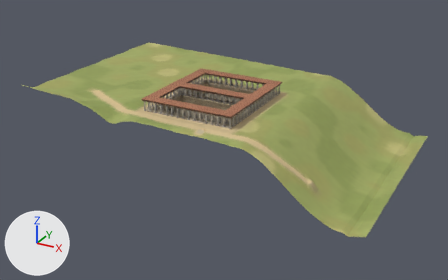
What one commit did to the glTF model assets-vila/fase-betesda/betesda_cenario.glb.
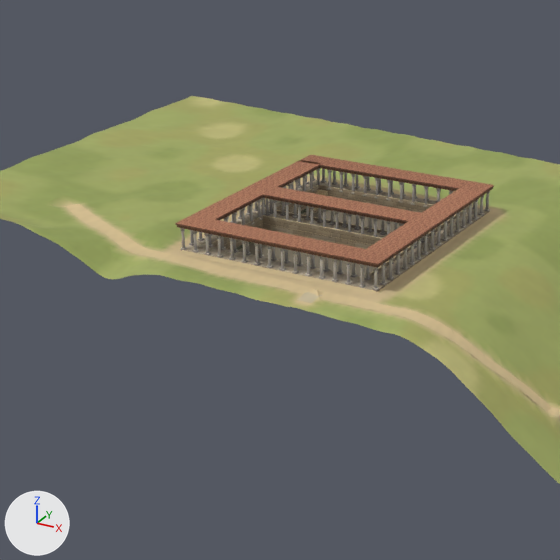
Each version is shown whole from a 50 mm camera at (119.3, -185.3, 88.2) aimed at (1.7, 28.5, -18.7), then close up on the part from 14% to 70% of the width and 0% to 89% of the height. The lights are fixed; the arrows at lower left show +X, +Y and +Z. The last two pictures show the newer version. Vertices at exactly the same position are counted once.

Objects in the first close-up: 'Betesda_Colunas', 'Betesda_Piso', 'Betesda_Tanques', 'Betesda_Terreno', 'Betesda_Trilha', 'Telhado_Dique', 'Telhado_Leste', 'Telhado_Norte', 'Telhado_Oeste', 'Telhado_Sul' and 1 more.
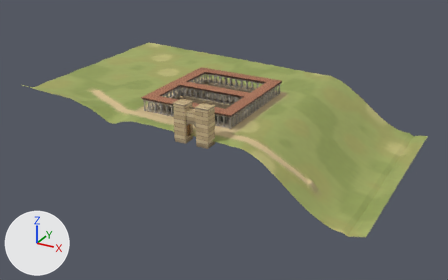
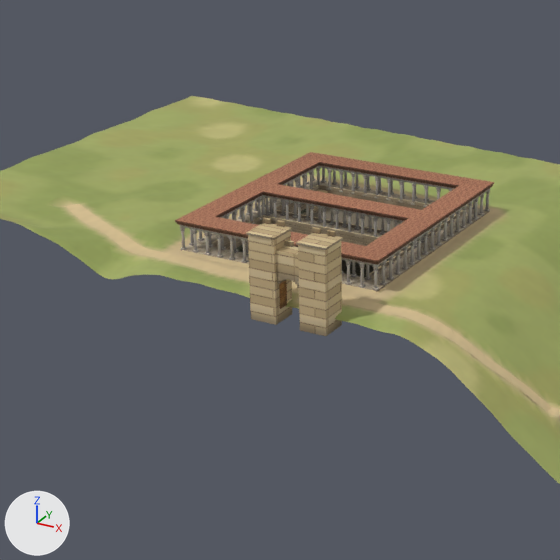
The change, as a diff of the scene's bpy script:
```diff
--- a/assets-vila/fase-betesda/betesda_cenario.glb.py
+++ b/assets-vila/fase-betesda/betesda_cenario.glb.py
@@ mat_betesda_murop @@
+mat_betesda_murop = bpy.data.materials.new('Betesda_muroP')
+# uses the picture img_tex_murop
@@ mat_betesda_bronze @@
+mat_betesda_bronze = bpy.data.materials.new('Betesda_bronze')
+# uses the picture img_tex_bronze
@@ mat_betesda_liso @@
+mat_betesda_liso = bpy.data.materials.new('Betesda_liso')
+mat_betesda_liso.use_nodes = True; mat_betesda_liso.node_tree.nodes.clear()
+_N = mat_betesda_liso.node_tree.nodes; _L = mat_betesda_liso.node_tree.links
+n0 = _N.new('ShaderNodeBsdfPrincipled'); n0.name = 'Principled BSDF'
+n0.inputs[2].default_value = 0.92  # 'Roughness'
+n1 = _N.new('ShaderNodeOutputMaterial'); n1.name = 'Material Output'
+n2 = _N.new('ShaderNodeVertexColor'); n2.name = 'Color Attribute'
+_L.new(n0.outputs[0], n1.inputs[0])  # 'BSDF' to 'Surface'
+_L.new(n2.outputs[0], n0.inputs[0])  # 'Color' to 'Base Color'
@@ me_betesda_tanques @@
-me_betesda_tanques.from_pydata(...)  # 1395 vertices, 1798 faces; spans x -15.5..15.5, y 5.0..42.0, z -3.5..0.1
+me_betesda_tanques.from_pydata(...)  # 1405 vertices, 1804 faces; spans x -15.5..15.5, y 5.0..42.0, z -3.5..0.1
+# me_betesda_tanques part 1: 267 vertices moved within x -15.5..15.5, y 5.0..21.5, z -3.5..0.1; 126 vertices removed from x -15.5..15.5, y 5.0..21.5, z -3.5..0.1; 136 vertices added at x -15.5..15.5, y 5.0..42.0, z -3.5..0.1
 me_betesda_tanques.materials.append(mat_betesda_limo_d)
@@ me_telhado_dique @@
-me_telhado_dique.from_pydata(...)  # 120 vertices, 126 faces; spans x -16.0..16.0, y 21.0..26.0, z 4.3..5.1
+me_telhado_dique.from_pydata(...)  # 120 vertices, 126 faces; spans x -16.0..16.0, y 21.0..26.0, z 4.9..5.6
+# me_telhado_dique part 2: the whole mesh is moved by (0.0, 0.0, 0.6)
 me_telhado_dique.materials.append(mat_betesda_cedro)
@@ me_telhado_leste @@
-me_telhado_leste.from_pydata(...)  # 136 vertices, 142 faces; spans x 15.0..20.0, y 4.5..42.4, z 4.3..5.1
+me_telhado_leste.from_pydata(...)  # 136 vertices, 142 faces; spans x 15.0..20.0, y 4.5..42.4, z 4.9..5.6
+# me_telhado_leste part 3: the whole mesh is moved by (0.0, 0.0, 0.6)
 me_telhado_leste.materials.append(mat_betesda_cedro)
@@ me_telhado_norte @@
-me_telhado_norte.from_pydata(...)  # 144 vertices, 150 faces; spans x -19.9..19.9, y 41.6..46.4, z 4.3..5.1
+me_telhado_norte.from_pydata(...)  # 144 vertices, 150 faces; spans x -19.9..19.9, y 41.6..46.4, z 4.9..5.6
+# me_telhado_norte part 4: the whole mesh is moved by (0.0, 0.0, 0.5)
 me_telhado_norte.materials.append(mat_betesda_cedro)
@@ me_telhado_oeste @@
-me_telhado_oeste.from_pydata(...)  # 136 vertices, 142 faces; spans x -20.0..-15.0, y 4.5..42.4, z 4.3..5.1
+me_telhado_oeste.from_pydata(...)  # 136 vertices, 142 faces; spans x -20.0..-15.0, y 4.5..42.4, z 4.9..5.6
+# me_telhado_oeste part 5: the whole mesh is moved by (0.0, 0.0, 0.6)
 me_telhado_oeste.materials.append(mat_betesda_cedro)
@@ me_telhado_sul @@
-me_telhado_sul.from_pydata(...)  # 144 vertices, 150 faces; spans x -20.0..20.0, y 0.5..5.5, z 4.3..5.1
+me_telhado_sul.from_pydata(...)  # 144 vertices, 150 faces; spans x -20.0..20.0, y 0.5..5.5, z 4.9..5.6
+# me_telhado_sul part 6: the whole mesh is moved by (0.0, 0.0, 0.6)
 me_telhado_sul.materials.append(mat_betesda_cedro)
@@ ob_porta_ovelhas @@
+ob_porta_ovelhas = bpy.data.objects.new('Porta_Ovelhas', me_porta_ovelhas)  # 364 vertices, 580 faces; spans x 3.7..18.1, y -12.9..-7.5, z -2.9..12.7
+ob_porta_ovelhas.location = (0.0, 0.0, 0.0)
```

Boxes (x1, y1, x2, y2) around the edits, measured in the close-ups (560 x 560 px; the box of a moved part takes in the faces that stretch with it):
'Porta_Ovelhas', added (beige)
    after: (246, 217, 343, 336)
    faces in mat_betesda_murop: (246, 217, 343, 336)
    faces in mat_betesda_bronze: (279, 281, 287, 309)
'Telhado_Sul', moved
    before: (175, 215, 392, 268)
    after: (175, 212, 392, 265)
'Telhado_Norte', moved
    before: (301, 155, 494, 195)
    after: (301, 152, 494, 192)
'Telhado_Leste', moved
    before: (367, 187, 485, 258)
    after: (367, 184, 485, 256)
'Telhado_Dique', moved
    before: (259, 186, 425, 224)
    after: (259, 183, 425, 221)
'Telhado_Oeste', moved
    before: (192, 160, 322, 220)
    after: (192, 157, 320, 217)
'Betesda_Tanques', reshaped
    before: (213, 188, 456, 256)
    after: (213, 188, 456, 278)
part 1 of me_betesda_tanques, moved or reshaped (mostly hidden)
    before: (224, 223, 396, 256)
    after: (224, 223, 396, 278)
